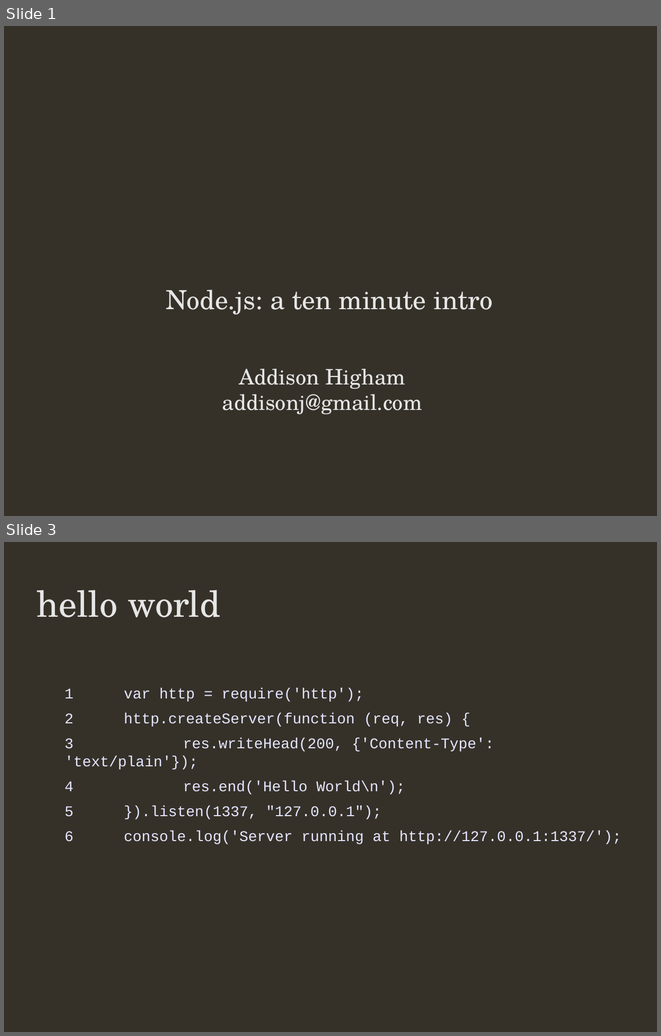
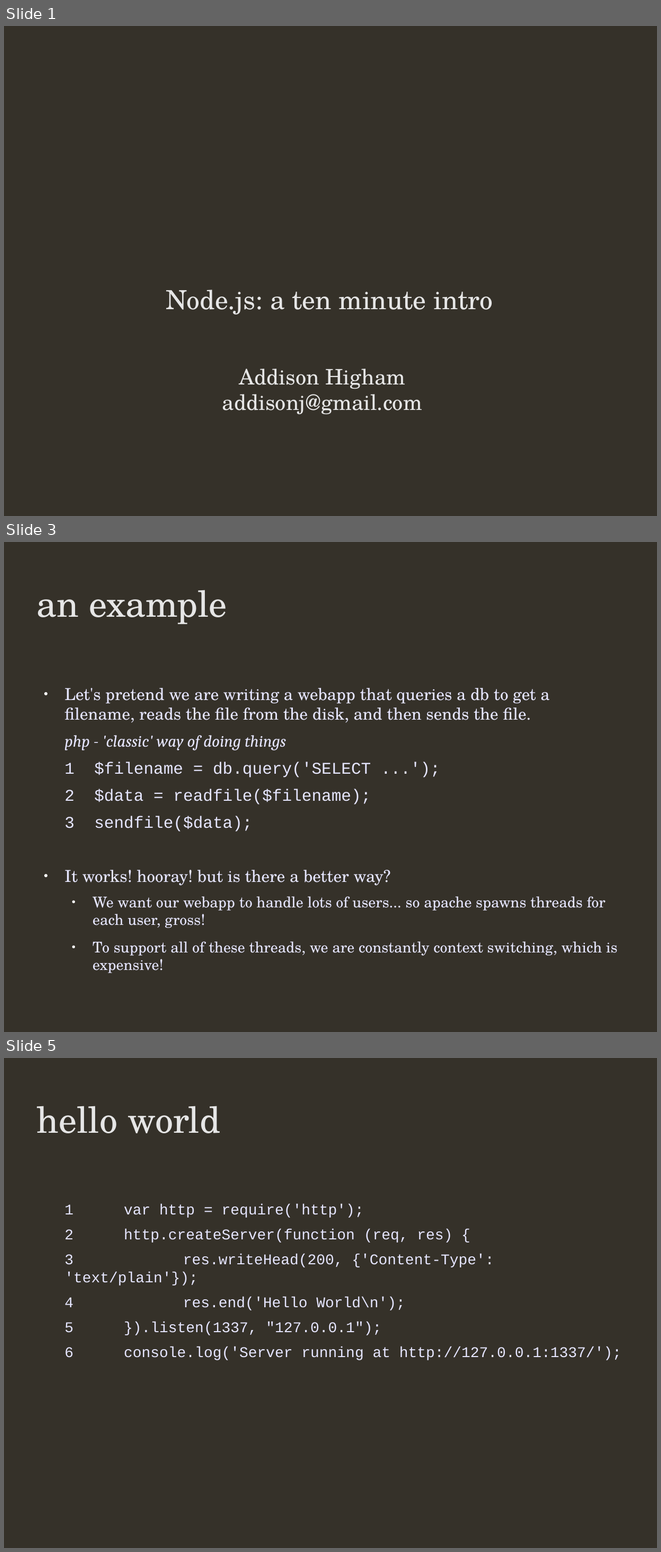
Before and after one commit to addisonj/presentation, a slide deck: presentationShort.odp. Shown one above the other, each under a label of ours: slides 1 and 3 before the commit, slides 1, 3 and 5 after it; the slides between them are not shown. The pictures are 661x1036 and 661x1552 pixels, drawn with LibreOffice and Linux fonts; fonts in the diff are those of the drawing; background and template pictures are left out. Boxes give left, top, right and bottom in pixels: in the first picture for what was removed or moved away, otherwise in the second. Text is boxed around its words. In the diff, an @@ line names an element or a change of style, - is before the commit and + after.

```diff
--- a/presentationShort.odp
+++ b/presentationShort.odp
@@ slide 3 added at [4, 542, 657, 1032], background #353129 @@
@@ title added at [37, 590, 227, 624], 44 pt, text #E6E6E6 @@
+an example
@@ text added at [64, 688, 618, 973], 20 pt, text #E6E6FF @@
+● Let's pretend we are writing a webapp that queries a db to get a filename, reads the file from the disk, and then sends the file.
+php - 'classic' way of doing things
+1 $filename = db.query('SELECT ...');
+2 $data = readfile($filename);
+3 sendfile($data);
+● It works! hooray! but is there a better way?
+  ● We want our webapp to handle lots of users... so apache spawns threads for each user, gross!
+  ● To support all of these threads, we are constantly context switching, which is expensive!
@@ what was slide 3 is now slide 5 @@
```
Also in this commit, not shown: 1 slide changed, 3 other slides added, 3 other files.
